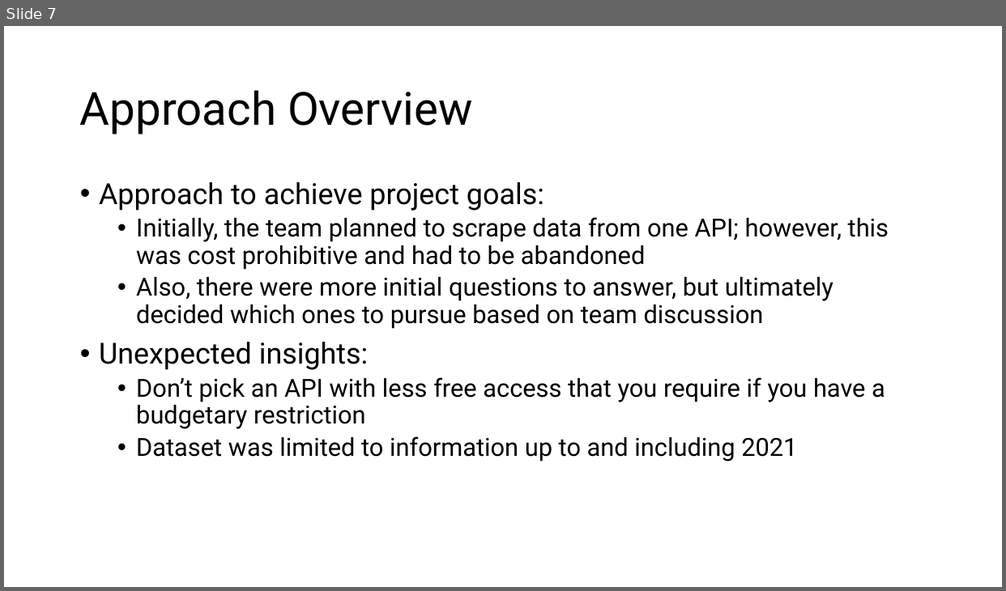
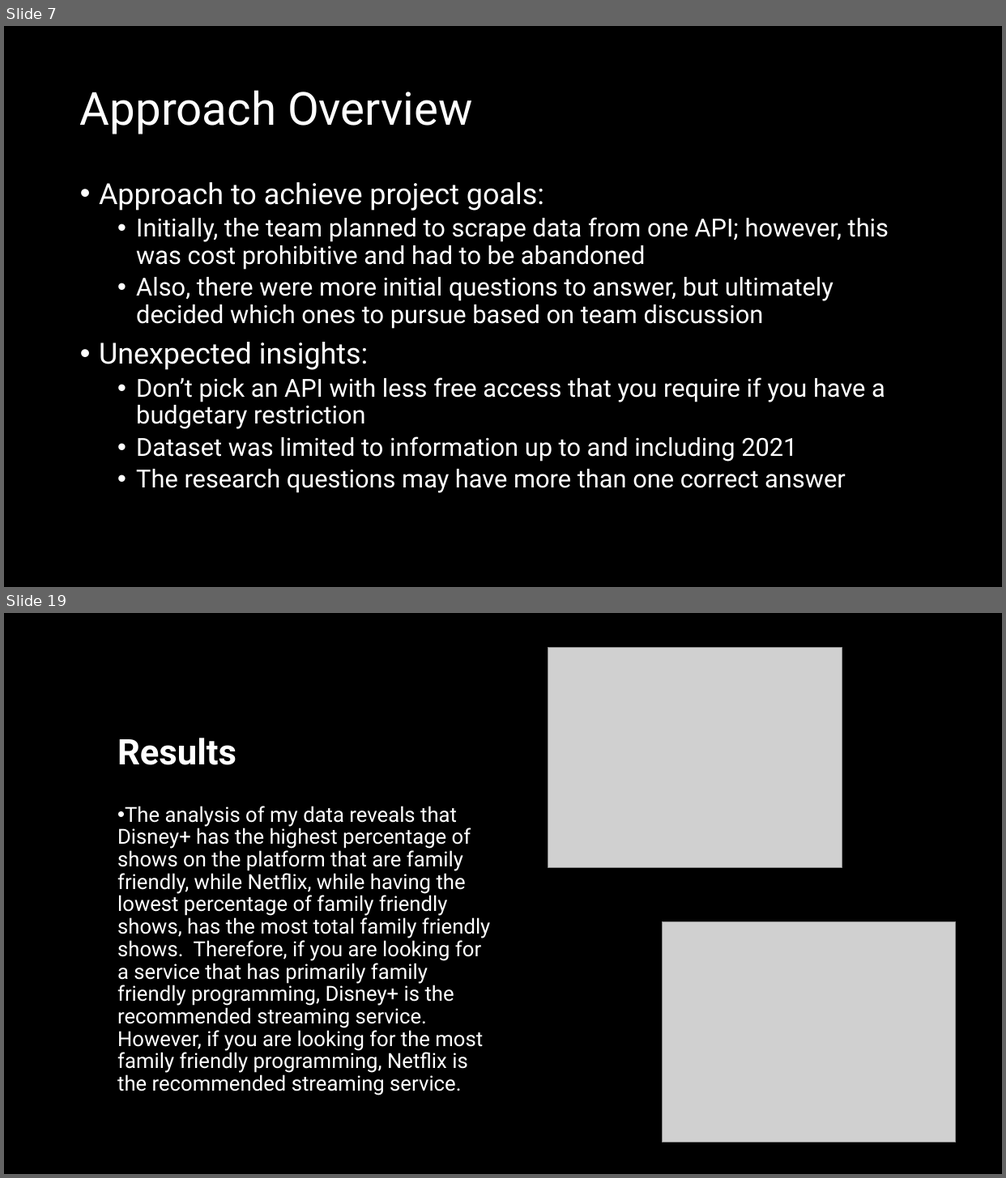
Before and after one commit to Christian-Albertini/UNC-Project-1, a slide deck: what_are_we_watching_tonight.pptx. Shown one above the other, each under a label of ours: slide 7 before the commit, slides 7 and 19 after it; the slides between them are not shown. The pictures are 1006x591 and 1006x1178 pixels, drawn with LibreOffice and Linux fonts; fonts in the diff are those of the drawing; grey boxes stand for pictures. Boxes give left, top, right and bottom in pixels: in the first picture for what was removed or moved away, otherwise in the second. Text is boxed around its words. In the diff, an @@ line names an element or a change of style, - is before the commit and + after.

```diff
--- a/what_are_we_watching_tonight.pptx
+++ b/what_are_we_watching_tonight.pptx
@@ slide 19 added at box(4, 613, 1002, 1174), background #000000 @@
@@ picture added at box(548, 648, 842, 867) @@
@@ title added at box(117, 738, 236, 765), 34 pt, text #FFFFFF, bold @@
+Results
@@ text added at box(117, 806, 491, 1096), 20 pt, text #FFFFFF @@
+• The analysis of my data reveals that Disney+ has the highest percentage of shows on the platform that are family friendly, while Netflix, while having the lowest percentage of family friendly shows, has the most total family friendly shows. Therefore, if you are looking for a service that has primarily family friendly programming, Disney+ is the recommended streaming service. However, if you are looking for the most family friendly programming, Netflix is the recommended streaming service.
@@ picture added at box(662, 922, 956, 1142) @@
@@ slide 7 changed as well @@
@@ background #FFFFFF to #000000 @@
@@ title "Approach Overview" at box(80, 90, 473, 135): text colour #000000 to #FFFFFF @@
@@ text at box(99, 182, 889, 462): text colour #000000 to #FFFFFF in "Approach to achieve project goals:", "Initially, the team planned to scrape data ...", "Also, there were more initial questions to ...", "Unexpected insights:" and 2 more places @@
@@ text at box(136, 469, 846, 493): paragraph added @@
+  • The research questions may have more than one correct answer
```
Also in this commit, not shown: 7 other slides changed, 16 other slides added, 6 slides removed.
